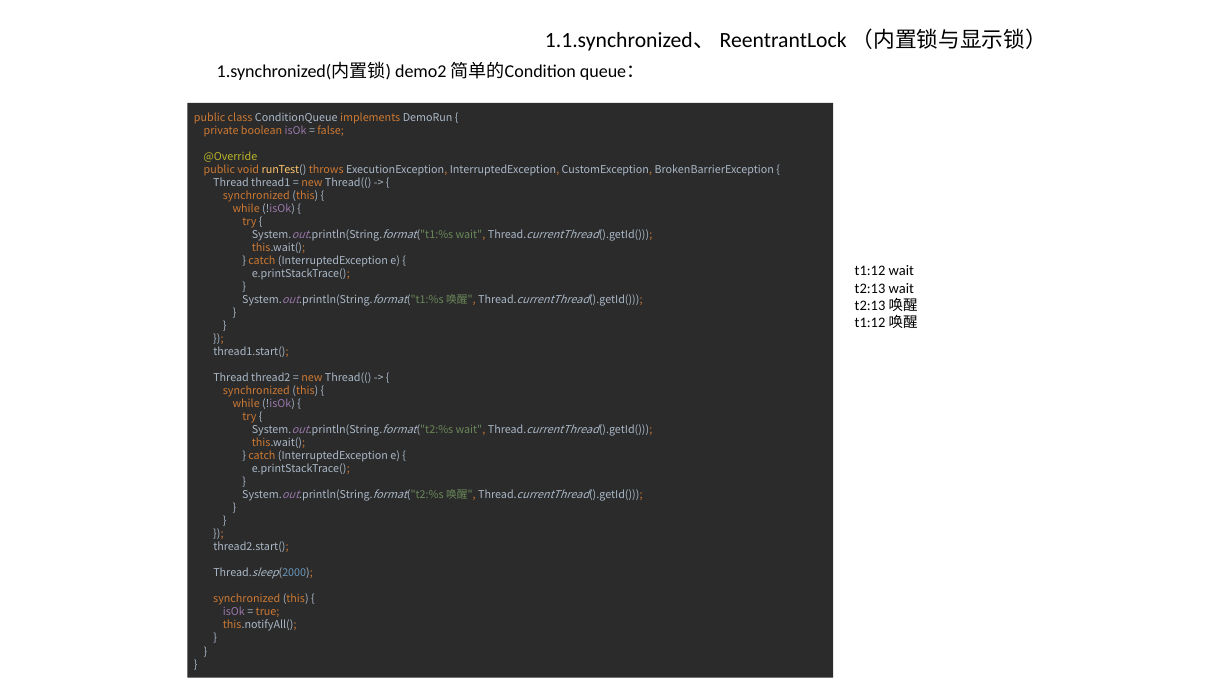
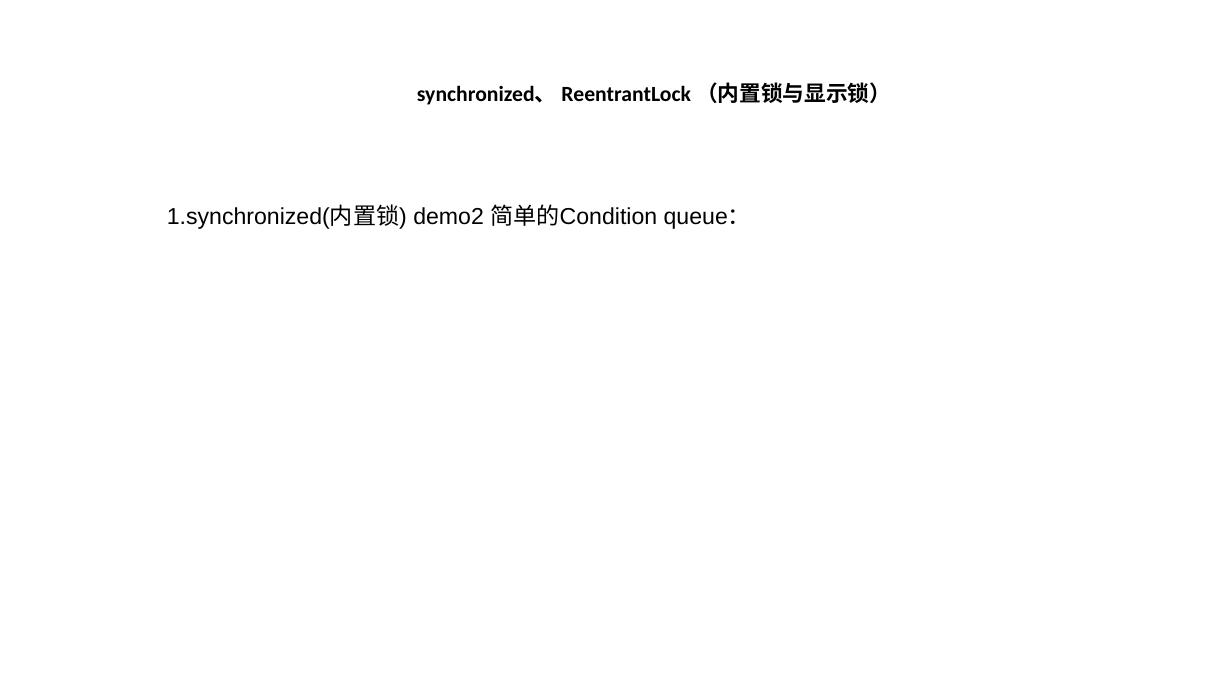
Before and after one commit to huangshumei/concurrentDemo, a slide deck: slide 10 of doc/concurrency-冯建.pptx (slide 6 before the commit). Drawn at 1232x693 pixels with LibreOffice and Linux fonts; fonts in the diff are those of the drawing. Boxes give left, top, right and bottom in pixels: in the first picture for what was removed or moved away, otherwise in the second. Text is boxed around its words. In the diff, an @@ line names an element or a change of style, - is before the commit and + after.

```diff
--- a/doc/concurrency-冯建.pptx
+++ b/doc/concurrency-冯建.pptx
@@ text at (417,82,891,105): text changed; bold on @@
-1.1.synchronized、 ReentrantLock （内置锁与显示锁）
+synchronized、 ReentrantLock （内置锁与显示锁）
@@ rectangle removed at (188,103,834,677) @@
-public class ConditionQueue implements DemoRun {
-private boolean isOk = false;
-@Override
-public void runTest() throws ExecutionException, InterruptedException, CustomException, BrokenBarrierException {
-Thread thread1 = new Thread(() -> {
-synchronized (this) {
-while (!isOk) {
-try {
-System.out.println(String.format("t1:%s wait", Thread.currentThread().getId()));
-this.wait();
-} catch (InterruptedException e) {
-e.printStackTrace();
-}
-System.out.println(String.format("t1:%s 唤醒", Thread.currentThread().getId()));
-}
-}
-});
-thread1.start();
-Thread thread2 = new Thread(() -> {
-synchronized (this) {
-while (!isOk) {
-try {
-System.out.println(String.format("t2:%s wait", Thread.currentThread().getId()));
-this.wait();
-} catch (InterruptedException e) {
-e.printStackTrace();
-}
-System.out.println(String.format("t2:%s 唤醒", Thread.currentThread().getId()));
-}
-}
-});
-thread2.start();
-Thread.sleep(2000);
-synchronized (this) {
-isOk = true;
-this.notifyAll();
-}
-}
-}
@@ text "1.synchronized(内置锁) demo2 简单的Condition queue：": place and size @@
-text "1.synchronized(内置锁) demo2 简单的Condition queue：" at (217,62,644,80)
+text "1.synchronized(内置锁) demo2 简单的Condition queue：" at (167,204,751,229)
@@ text "1.synchronized(内置锁) demo2 简单的Condition queue：" at (167,204,751,229): size 14.1 to 18 pt, font Calibri to Arial @@
@@ text removed at (855,265,918,328) @@
-t1:12 wait
-t2:13 wait
-t2:13 唤醒
-t1:12 唤醒
```
Also in this commit, not shown: 26 other slides changed, 7 slides added, 12 slides removed, 18 other files.
